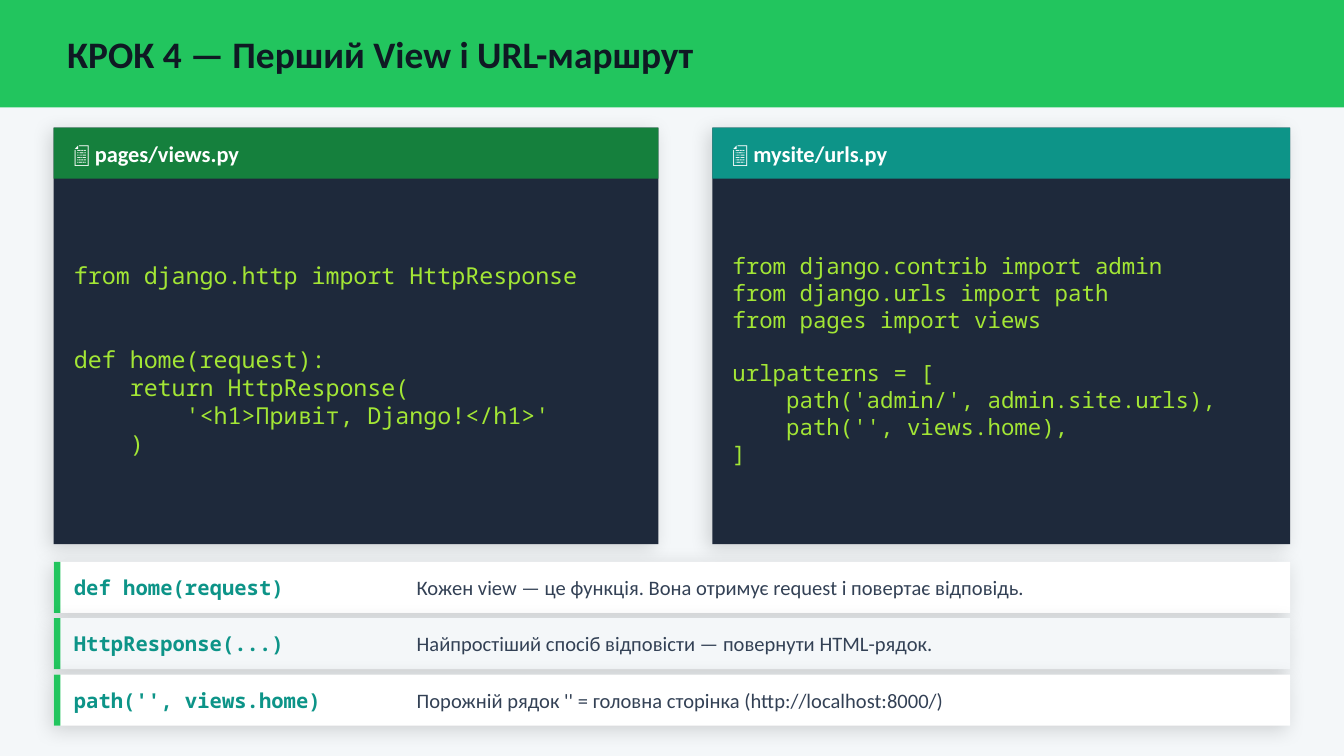
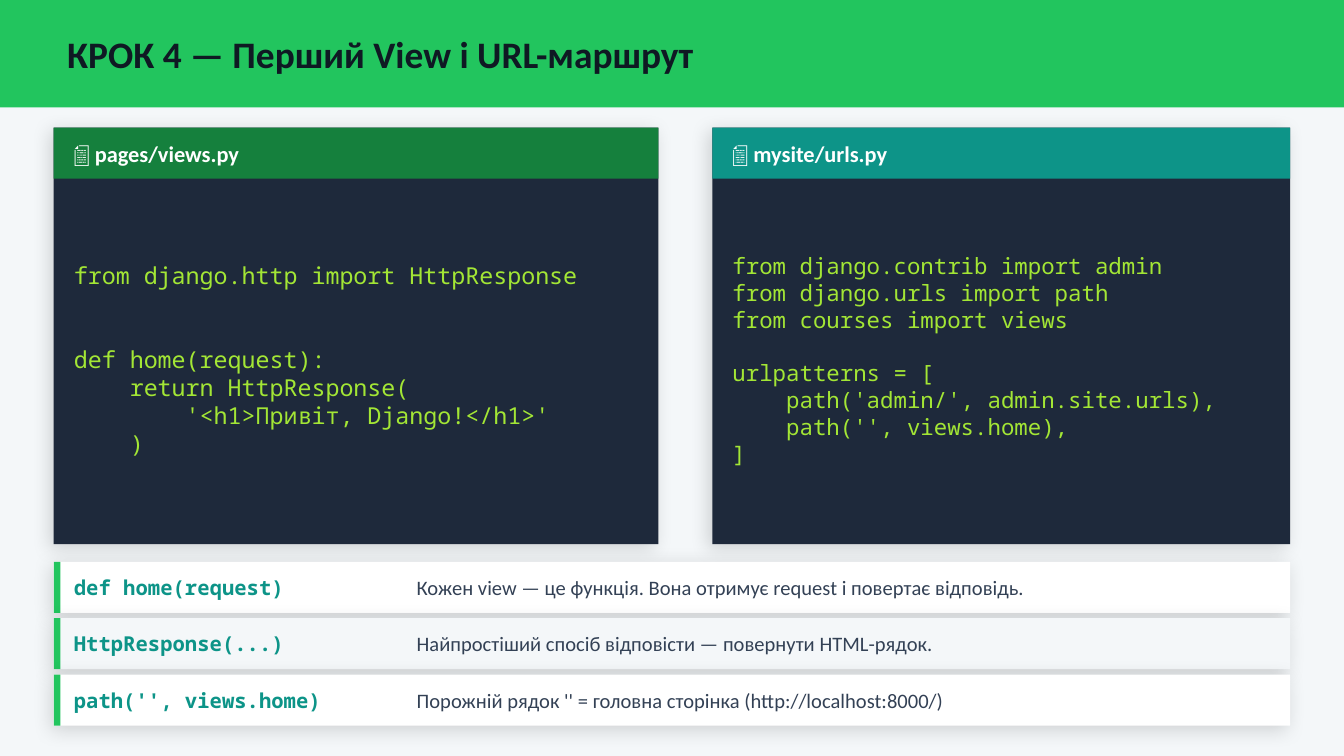
Before and after one commit to dmitriy-shtefan/python-web, a slide deck: slide 9 of заняття_3_python_oop_django/презентація/django_lesson.pptx. Drawn at 1344x756 pixels with LibreOffice and Linux fonts; fonts in the diff are those of the drawing. Boxes give left, top, right and bottom in pixels: in the first picture for what was removed or moved away, otherwise in the second. Text is boxed around its words. In the diff, an @@ line names an element or a change of style, - is before the commit and + after.

```diff
--- a/заняття_3_python_oop_django/презентація/django_lesson.pptx
+++ b/заняття_3_python_oop_django/презентація/django_lesson.pptx
@@ text at (x1=732, y1=311, x2=1068, y2=333): text changed @@
-from pages import views
+from courses import views
```
Also in this commit, not shown: 3 other slides changed, 5 other files.
